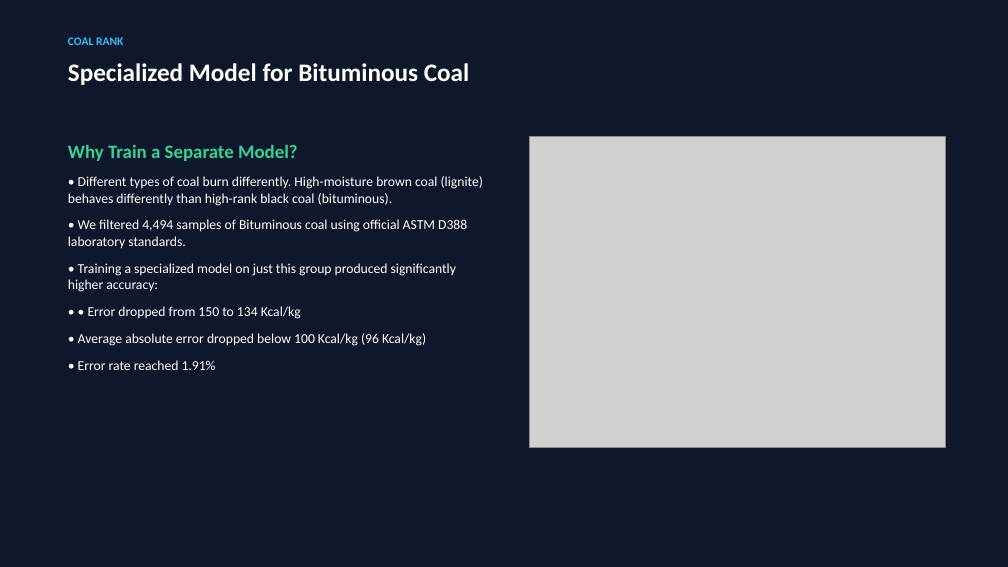
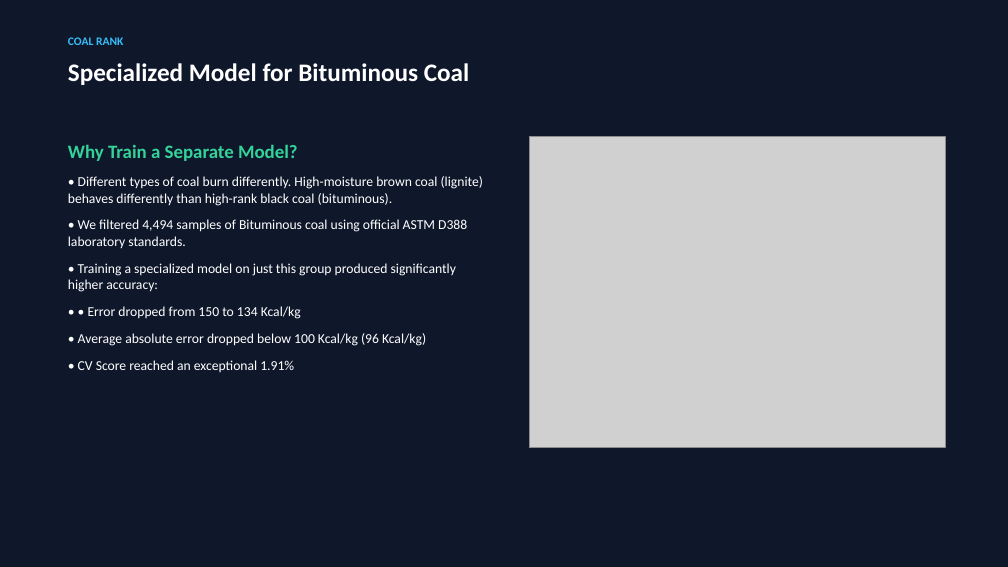
Before and after one commit to anurag-mitti/gcv_predictor, a slide deck: slide 7 of Coal_GCV_Prediction_Presentation.pptx. Drawn at 1008x567 pixels with LibreOffice and Linux fonts; fonts in the diff are those of the drawing; grey boxes stand for pictures. Boxes give left, top, right and bottom in pixels: in the first picture for what was removed or moved away, otherwise in the second. Text is boxed around its words. In the diff, an @@ line names an element or a change of style, - is before the commit and + after.

Commit message:
Explicitly label CV Score on summary slide and benchmarking table

```diff
--- a/Coal_GCV_Prediction_Presentation.pptx
+++ b/Coal_GCV_Prediction_Presentation.pptx
@@ text at bbox=[78, 306, 426, 372]: text changed @@
-• • Error dropped from 150 to 134 Kcal/kg
-• Average absolute error dropped below 100 Kcal/kg (96 Kcal/kg)
-• Error rate reached 1.91%
+• • Error dropped from 150 to 134 Kcal/kg
+• Average absolute error dropped below 100 Kcal/kg (96 Kcal/kg)
+• CV Score reached an exceptional 1.91%
```
Also in this commit, not shown: 3 other slides changed, 1 other file.
